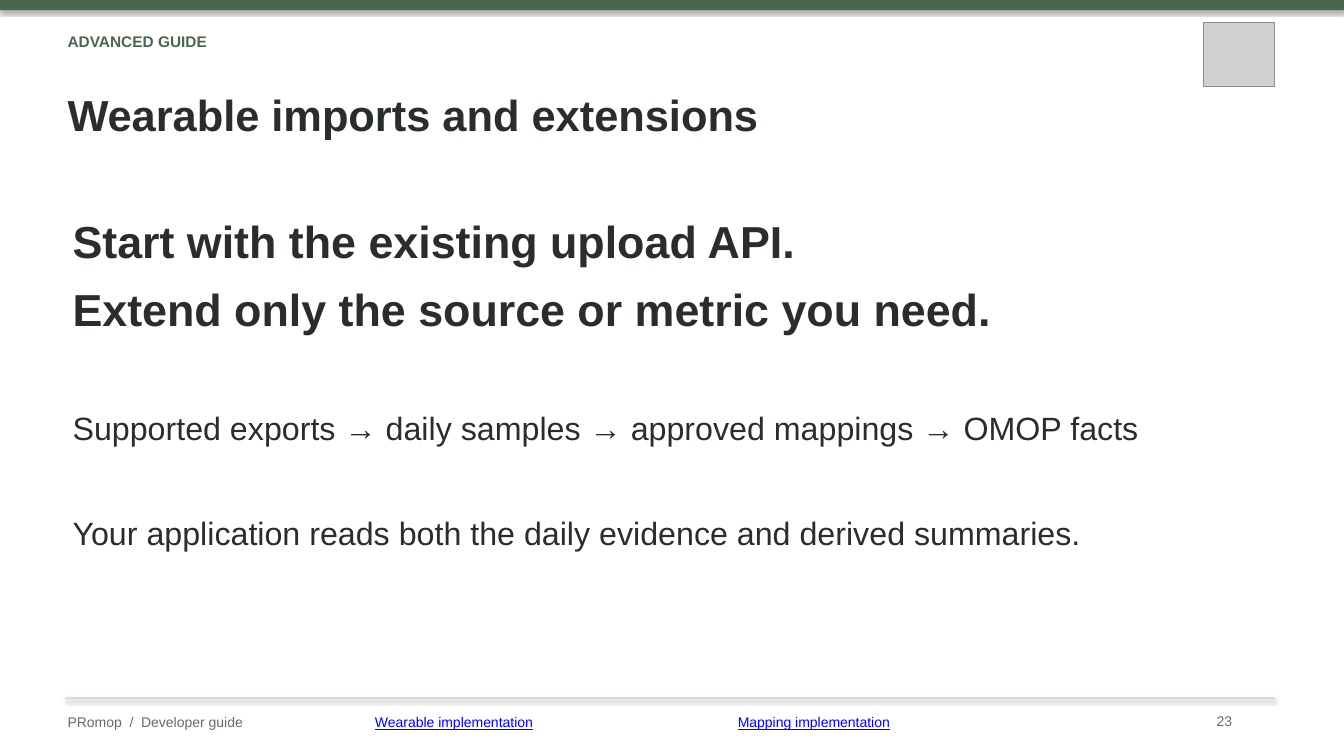
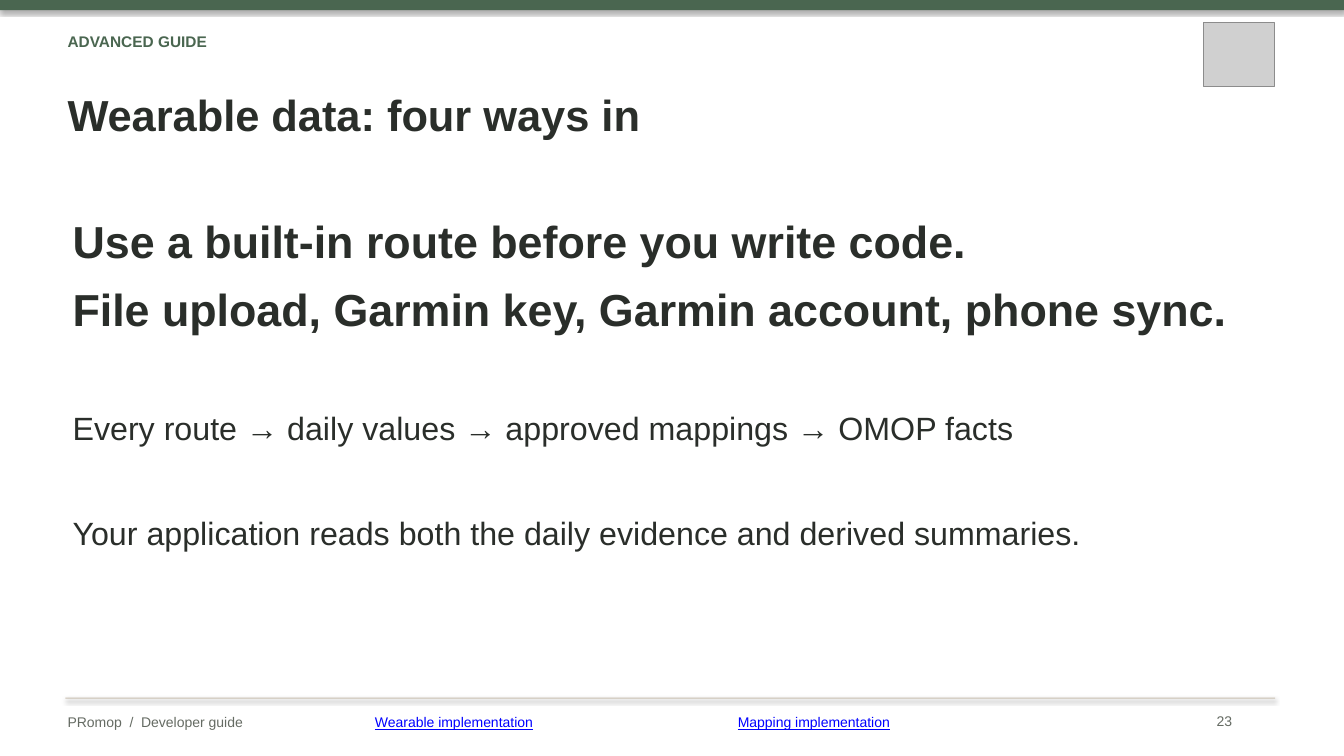
Before and after one commit to healthkey-ai/promop, a slide deck: slide 23 of PRomop_Developer_Guide.pptx. Drawn at 1344x756 pixels with LibreOffice and Linux fonts; fonts in the diff are those of the drawing; grey boxes stand for pictures. Boxes give left, top, right and bottom in pixels: in the first picture for what was removed or moved away, otherwise in the second. Text is boxed around its words. In the diff, an @@ line names an element or a change of style, - is before the commit and + after.

```diff
--- a/PRomop_Developer_Guide.pptx
+++ b/PRomop_Developer_Guide.pptx
@@ text at <box>68,99,640,139</box>: text changed @@
-Wearable imports and extensions
+Wearable data: four ways in
@@ text at <box>73,225,1226,335</box>: text changed @@
-Start with the existing upload API.
-Extend only the source or metric you need.
+Use a built-in route before you write code.
+File upload, Garmin key, Garmin account, phone sync.
@@ text at <box>73,416,1013,446</box>: text changed @@
-Supported exports → daily samples → approved mappings → OMOP facts
+Every route → daily values → approved mappings → OMOP facts
```
Also in this commit, not shown: 8 other slides changed, 2 slides added, 1 slide removed.
